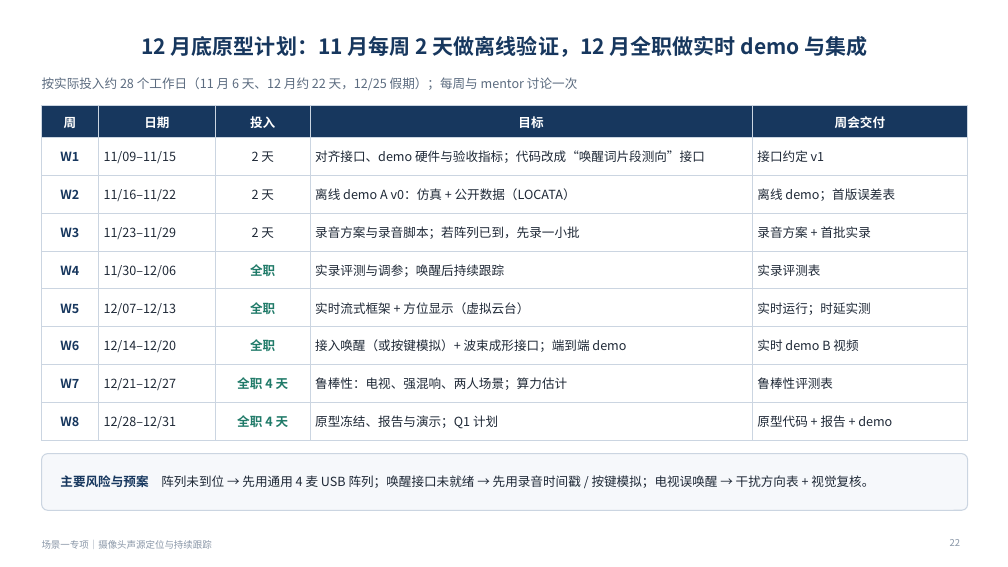
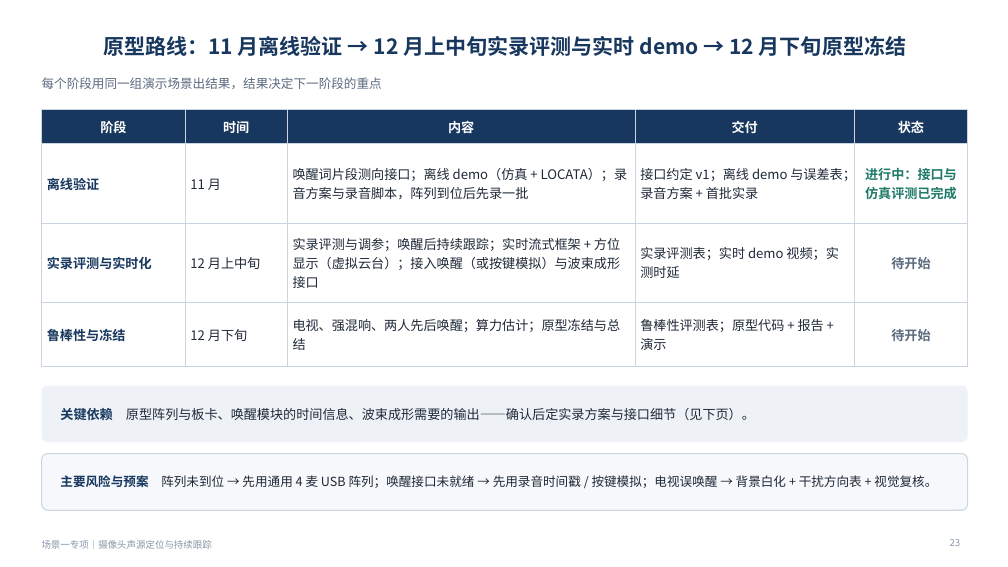
Before and after one commit to ZeroFoxxi/ssl-scene1, a slide deck: slide 23 of 场景一专项_摄像头声源定位与跟踪_方案选型与数据集.pptx (slide 22 before the commit). Drawn at 1008x567 pixels with LibreOffice and Linux fonts; fonts in the diff are those of the drawing. Boxes give left, top, right and bottom in pixels: in the first picture for what was removed or moved away, otherwise in the second. Text is boxed around its words. In the diff, an @@ line names an element or a change of style, - is before the commit and + after.

```diff
--- a/场景一专项_摄像头声源定位与跟踪_方案选型与数据集.pptx
+++ b/场景一专项_摄像头声源定位与跟踪_方案选型与数据集.pptx
@@ title at (103, 36, 906, 56): text changed @@
-12 月底原型计划：11 月每周 2 天做离线验证，12 月全职做实时 demo 与集成
+原型路线：11 月离线验证 → 12 月上中旬实录评测与实时 demo → 12 月下旬原型冻结
@@ text at (42, 77, 382, 89): text changed @@
-按实际投入约 28 个工作日（11 月 6 天、12 月约 22 天，12/25 假期）；每周与 mentor 讨论一次
+每个阶段用同一组演示场景出结果，结果决定下一阶段的重点
@@ table at (42, 110, 968, 354) @@
-row 1: 周 | 日期 | 投入 | 目标 | 周会交付
-row 2: W1 | 11/09–11/15 | 2 天 | 对齐接口、demo 硬件与验收指标；代码改成“唤醒词片段测向”接口 | 接口约定 v1
-row 3: W2 | 11/16–11/22 | 2 天 | 离线 demo A v0：仿真 + 公开数据（LOCATA） | 离线 demo；首版误差表
-row 4: W3 | 11/23–11/29 | 2 天 | 录音方案与录音脚本；若阵列已到，先录一小批 | 录音方案 + 首批实录
-row 5: W4 | 11/30–12/06 | 全职 | 实录评测与调参；唤醒后持续跟踪 | 实录评测表
-row 6: W5 | 12/07–12/13 | 全职 | 实时流式框架 + 方位显示（虚拟云台） | 实时运行；时延实测
-row 7: W6 | 12/14–12/20 | 全职 | 接入唤醒（或按键模拟）+ 波束成形接口；端到端 demo | 实时 demo B 视频
-row 8: W7 | 12/21–12/27 | 全职 4 天 | 鲁棒性：电视、强混响、两人场景；算力估计 | 鲁棒性评测表
-row 9: W8 | 12/28–12/31 | 全职 4 天 | 原型冻结、报告与演示；Q1 计划 | 原型代码 + 报告 + demo
+row 1: 阶段 | 时间 | 内容 | 交付 | 状态
+row 2: 离线验证 | 11 月 | 唤醒词片段测向接口；离线 demo（仿真 + LOCATA）；录音方案与录音脚本，阵列到位后先录一批 | 接口约定 v1；离线 demo 与误差表；录音方案 + 首批实录 | 进行中：接口与 / 仿真评测已完成
+row 3: 实录评测与实时化 | 12 月上中旬 | 实录评测与调参；唤醒后持续跟踪；实时流式框架 + 方位显示（虚拟云台）；接入唤醒（或按键模拟）与波束成形接口 | 实录评测表；实时 demo 视频；实测时延 | 待开始
+row 4: 鲁棒性与冻结 | 12 月下旬 | 电视、强混响、两人先后唤醒；算力估计；原型冻结与总结 | 鲁棒性评测表；原型代码 + 报告 + 演示 | 待开始
@@ table: place and size @@
-table at (42, 106, 968, 433)
+table at (42, 110, 968, 354)
@@ rounded rectangle added at (42, 386, 968, 442), fill #EEF2F7 @@
@@ text added at (60, 408, 755, 420), 12.5 pt, text #1F2937 @@
+关键依赖 原型阵列与板卡、唤醒模块的时间信息、波束成形需要的输出——确认后定实录方案与接口细节（见下页）。
@@ text at (60, 475, 937, 488): text changed @@
-主要风险与预案 阵列未到位 → 先用通用 4 麦 USB 阵列；唤醒接口未就绪 → 先用录音时间戳 / 按键模拟；电视误唤醒 → 干扰方向表 + 视觉复核。
+主要风险与预案 阵列未到位 → 先用通用 4 麦 USB 阵列；唤醒接口未就绪 → 先用录音时间戳 / 按键模拟；电视误唤醒 → 背景白化 + 干扰方向表 + 视觉复核。
```
Also in this commit, not shown: 19 other slides changed, 2 slides added, 1 slide removed, 5 other files.
